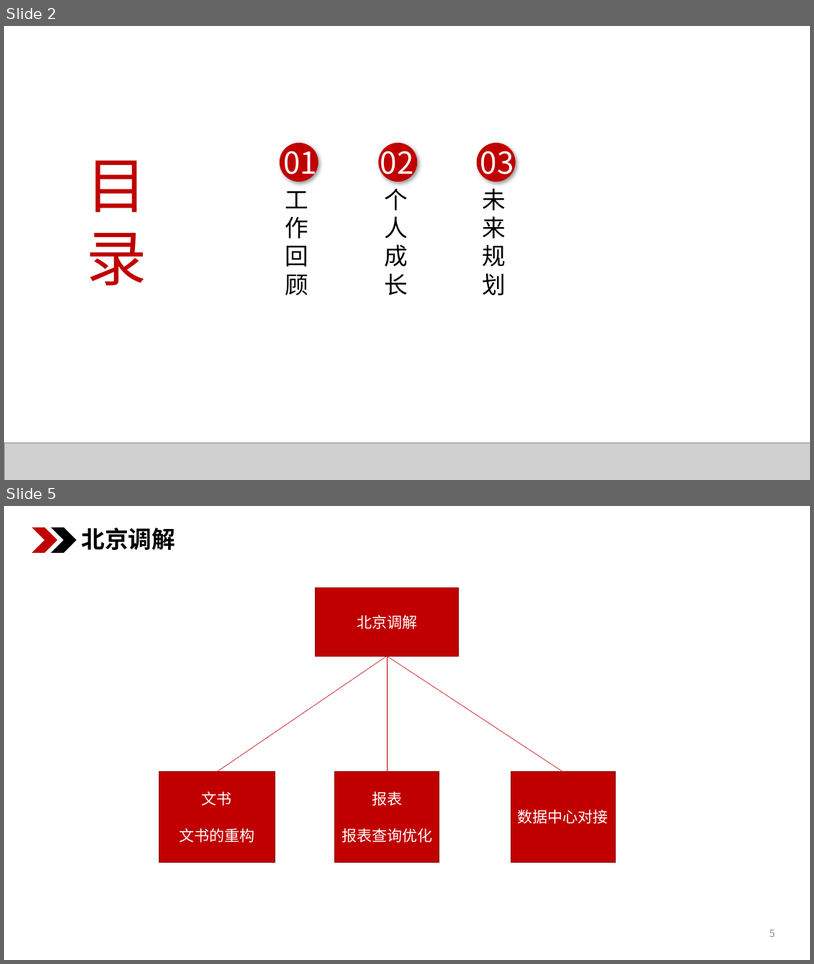
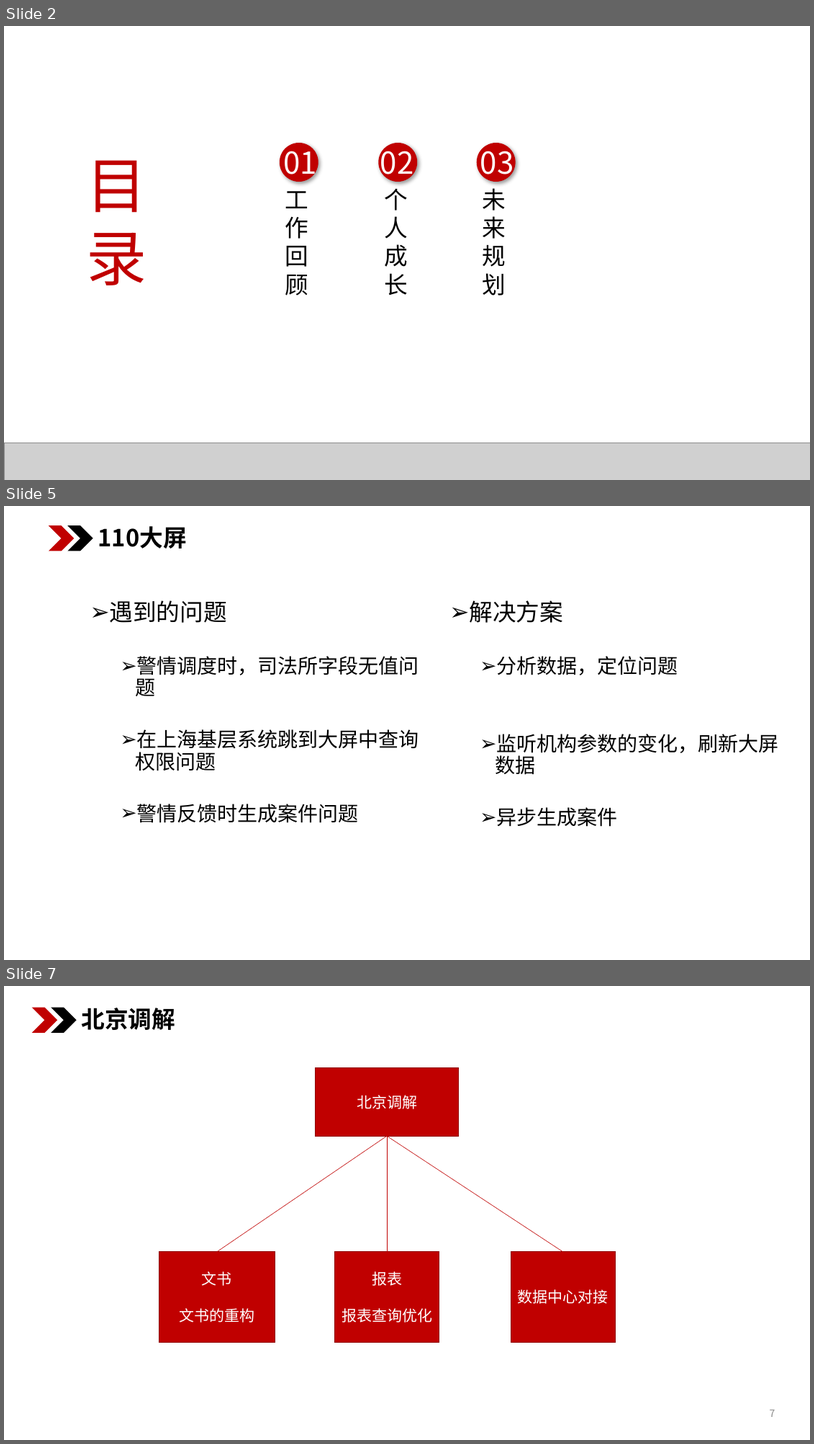
Before and after one commit to lsl645031854/ppt, a slide deck: 述职报告-李帅领.pptx. Shown one above the other, each under a label of ours: slides 2 and 5 before the commit, slides 2, 5 and 7 after it; the slides between them are not shown. The pictures are 814x964 and 814x1444 pixels, drawn with LibreOffice and Linux fonts; fonts in the diff are those of the drawing; grey boxes stand for pictures. Boxes give left, top, right and bottom in pixels: in the first picture for what was removed or moved away, otherwise in the second. Text is boxed around its words. In the diff, an @@ line names an element or a change of style, - is before the commit and + after.

```diff
--- a/述职报告-李帅领.pptx
+++ b/述职报告-李帅领.pptx
@@ slide 5 added at bbox=[4, 506, 810, 960], background #FFFFFF @@
@@ chevron added at bbox=[49, 525, 74, 551], fill #C00000 @@
@@ chevron added at bbox=[67, 525, 93, 551], fill #000000 @@
@@ text added at bbox=[98, 526, 187, 548], 28 pt, text #000000, bold @@
+110大屏
@@ text added at bbox=[110, 600, 419, 823], 24 pt, text #000000 @@
+➢ 遇到的问题
+  ➢ 警情调度时，司法所字段无值问题
+  ➢ 在上海基层系统跳到大屏中查询权限问题
+  ➢ 警情反馈时生成案件问题
@@ text added at bbox=[469, 600, 779, 826], 24 pt, text #000000 @@
+➢ 解决方案
+  ➢ 分析数据，定位问题
+  ➢ 监听机构参数的变化，刷新大屏数据
+  ➢ 异步生成案件
@@ what was slide 5 is now slide 7 @@
@@ page number at bbox=[770, 1409, 776, 1417]: text changed @@
-5
+7
```
Also in this commit, not shown: 3 slides changed, 4 other slides added.
